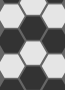
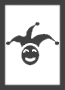
Two versions of the same layered image (65 x 90). Layer-by-layer changes:
added group "Group 4" (75%) with 13 layers above "reverse" over [0, 0, 65, 90]
added layer "Layer 13" in group "Group 4" over [6, 21, 59, 66]
added layer "Layer 12" in group "Group 4" over [0, 0, 65, 90]
hid group "reverse" (23 layers) over [0, 0, 65, 90]
showed "bg" over [0, 0, 65, 90]
